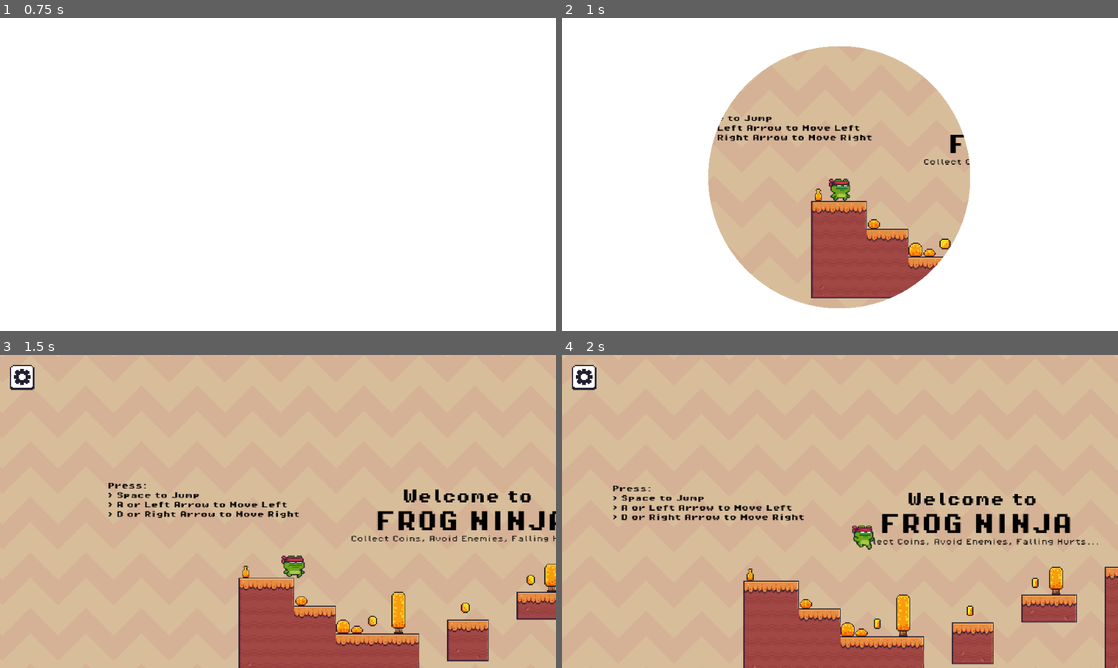
Above: before the commit, frames 1-4 (two rows, left to right).
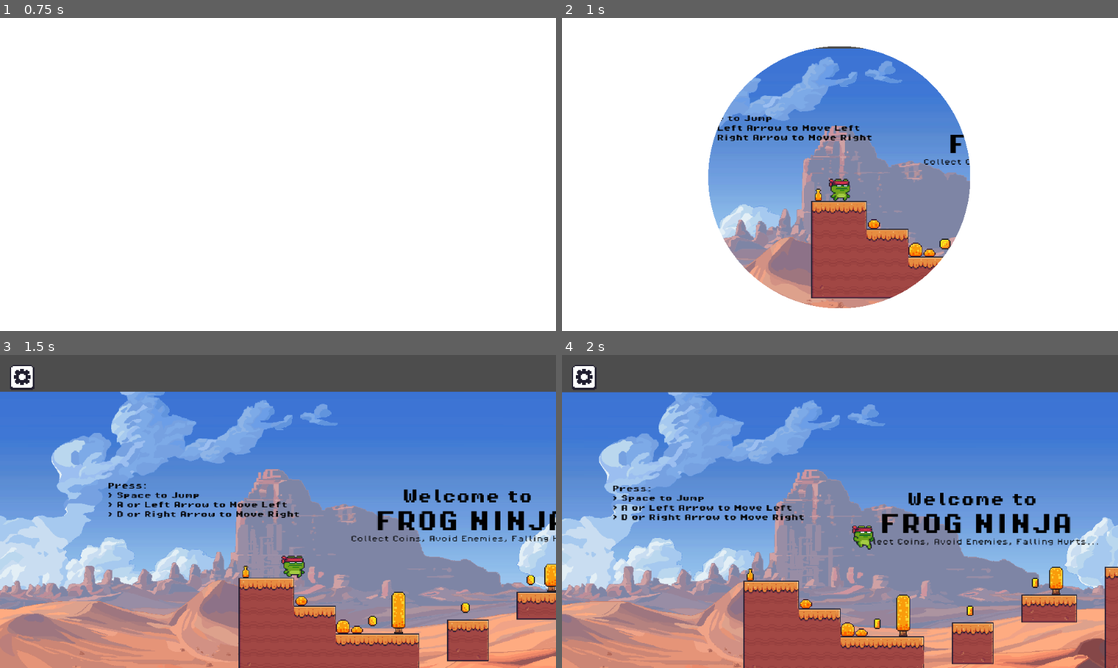
Above: after the commit, the same moments.

Repository: singhh-piyush/frog-ninja
Game: Godot game, scene res://scenes/MainMenu.tscn
Same seed, same stepped clock (60 frames per second), same inputs: the game is played once before the commit and once after it.
Inputs (mouse positions are in pixels of both pictures, inside the frame that each line leads up to):
- Up to frame 1 (0.75 s): click "Start Game" at 0.5 s
- Up to frame 2 (1 s): no input
- Up to frame 3 (1.5 s): move the mouse to (400, 495) at 1.27 s; hold Right (move_right) from 1.28 s (still down)
- Up to frame 4 (2 s): keep holding Right (move_right); tap Space (jump) at 1.52 s

Frame 1 is identical in both runs. In frame 2, 25% of the frame differs, in the area x 26-74%, y 9-93%; in frame 3, 89%, in the area x 0-100%, y 0-100%; in frame 4, 88%.

Commit message:
Add desert parallax background to Level 1

Diff:
--- a/scenes/Level_1.tscn
+++ b/scenes/Level_1.tscn
@@ -15,6 +15,12 @@
 [ext_resource type="PackedScene" uid="uid://on7vabgoo4hk" path="res://scenes/end.tscn" id="14_l6opc"]
 [ext_resource type="PackedScene" uid="uid://cyea4miiluokm" path="res://scenes/platform_2.tscn" id="14_lw37u"]
 [ext_resource type="PackedScene" uid="uid://bgy3eferle3ts" path="res://scenes/PauseMenu.tscn" id="20_pause"]
+[ext_resource type="Texture2D" uid="uid://cbremm8xt10b6" path="res://assets/parallax/desert/desert_sky.png" id="30_sky"]
+[ext_resource type="Texture2D" uid="uid://b0rsjux5d0s6s" path="res://assets/parallax/desert/desert_moon.png" id="31_moon"]
+[ext_resource type="Texture2D" uid="uid://clq8wqy87oq8f" path="res://assets/parallax/desert/desert_cloud.png" id="32_cloud"]
+[ext_resource type="Texture2D" uid="uid://cf4ke46sarm6b" path="res://assets/parallax/desert/desert_mountain.png" id="33_mtn"]
+[ext_resource type="Texture2D" uid="uid://262g8c3e0yk5" path="res://assets/parallax/desert/desert_dunemid.png" id="34_dmid"]
+[ext_resource type="Texture2D" uid="uid://c1k33bn5wco7u" path="res://assets/parallax/desert/desert_dunefrontt.png" id="35_dfront"]
 
 [sub_resource type="TileSetAtlasSource" id="TileSetAtlasSource_js8my"]
 texture = ExtResource("4_xql1d")
@@ -552,6 +558,69 @@
 [node name="game" type="Node2D" unique_id=173216762]
 position = Vector2(3, 0)
 
+[node name="ParallaxBackground" type="ParallaxBackground" parent="."]
+
+[node name="Sky" type="ParallaxLayer" parent="ParallaxBackground"]
+motion_scale = Vector2(0.1, 0.15)
+motion_mirroring = Vector2(684, 0)
+
+[node name="Sprite2D" type="Sprite2D" parent="ParallaxBackground/Sky"]
+texture_filter = 1
+texture = ExtResource("30_sky")
+centered = false
+scale = Vector2(0.36, 0.36)
+
+[node name="Moon" type="ParallaxLayer" parent="ParallaxBackground"]
+motion_scale = Vector2(0.15, 0.15)
+motion_mirroring = Vector2(1368, 0)
+
+[node name="Sprite2D" type="Sprite2D" parent="ParallaxBackground/Moon"]
+texture_filter = 1
+position = Vector2(0, -100)
+texture = ExtResource("31_moon")
+centered = false
+scale = Vector2(0.36, 0.36)
+
+[node name="Cloud" type="ParallaxLayer" parent="ParallaxBackground"]
+motion_scale = Vector2(0.25, 0.15)
+motion_mirroring = Vector2(684, 0)
+
+[node name="Sprite2D" type="Sprite2D" parent="ParallaxBackground/Cloud"]
+texture_filter = 1
+texture = ExtResource("32_cloud")
+centered = false
+scale = Vector2(0.36, 0.36)
+
+[node name="Mountain" type="ParallaxLayer" parent="ParallaxBackground"]
+motion_scale = Vector2(0.4, 0.15)
+motion_mirroring = Vector2(1368, 0)
+
+[node name="Sprite2D" type="Sprite2D" parent="ParallaxBackground/Mountain"]
+texture_filter = 1
+texture = ExtResource("33_mtn")
+centered = false
+scale = Vector2(0.36, 0.36)
+
+[node name="DuneMid" type="ParallaxLayer" parent="ParallaxBackground"]
+motion_scale = Vector2(0.6, 0.15)
+motion_mirroring = Vector2(684, 0)
+
+[node name="Sprite2D" type="Sprite2D" parent="ParallaxBackground/DuneMid"]
+texture_filter = 1
+texture = ExtResource("34_dmid")
+centered = false
+scale = Vector2(0.36, 0.36)
+
+[node name="DuneFront" type="ParallaxLayer" parent="ParallaxBackground"]
+motion_scale = Vector2(0.8, 0.15)
+motion_mirroring = Vector2(1368, 0)
+
+[node name="Sprite2D" type="Sprite2D" parent="ParallaxBackground/DuneFront"]
+texture_filter = 1
+texture = ExtResource("35_dfront")
+centered = false
+scale = Vector2(0.36, 0.36)
+
 [node name="GameManager" type="Node" parent="." unique_id=244687122]
 unique_name_in_owner = true
 script = ExtResource("1_l6far")
@@ -592,6 +661,7 @@
 tile_set = SubResource("TileSet_gswar")
 format = 2
 layer_0/name = "Back"
+layer_0/modulate = Color(1, 1, 1, 0)
 layer_0/tile_data = PackedInt32Array(-983070, 65539, 0, -917534, 65539, 1, -983069, 131075, 0, -917533, 131075, 1, -150 …(246304 unchanged characters)…
 layer_1/name = "Mid"
 layer_1/tile_data = PackedInt32Array(196601, 458752, 4, 262137, 458752, 5, 196602, 458752, 4, 262138, 458752, 5, 196603 …(11813 unchanged characters)…
Binary file added: assets/Bonus (enemies)/enemy-z.png
Not shown, added: assets/Bonus (enemies)/enemy-z.png.import
Binary file added: assets/Bonus (enemies)/enemy_circle-sheet.png
Not shown, added: assets/Bonus (enemies)/enemy_circle-sheet.png.import
Not shown, added: assets/Bonus (enemies)/enemy_zig_zag-sheet.png.import
Binary file added: assets/Bonus (enemies)/enemytower.png
Not shown, added: assets/Bonus (enemies)/enemytower.png.import
Binary file added: assets/Bonus (enemies)/explosion-sheet.png
Not shown, added: assets/Bonus (enemies)/explosion-sheet.png.import
Not shown, added: assets/Bonus (enemies)/hp.png.import
Binary file added: assets/Bonus (enemies)/kamikaze-sheet.png
Not shown, added: assets/Bonus (enemies)/kamikaze-sheet.png.import
(and 69 more such lines)
